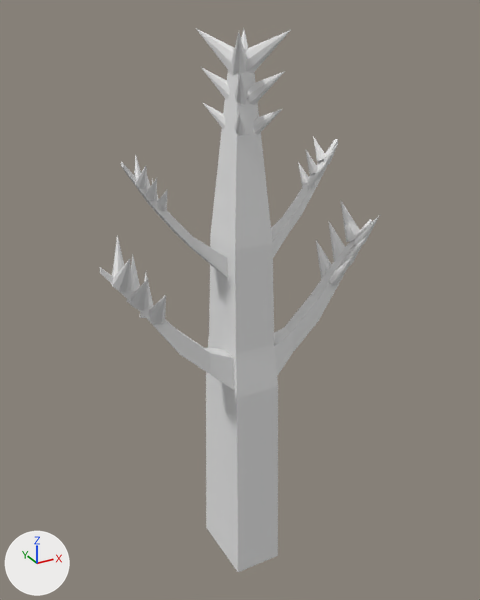
A saved change to the Blender file Assets/Resources/Models/spruce_sapling(1).blend.
Before and after are seen from a 50 mm lens placed at (-3.87, -7.0, 7.56), pointed at (0.04, 0.11, 4.0). The lights are fixed; the arrows at lower left show +X, +Y and +Z.
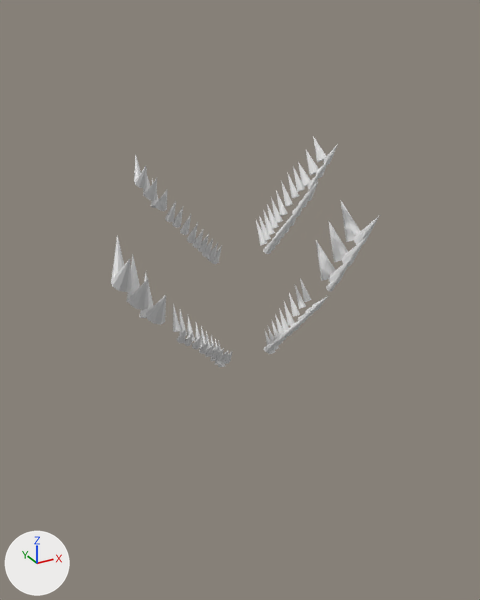
What differs and where, as boxes (x1, y1, x2, y2) in the pictures (480 x 600 px; the box of a moved part takes in the faces that stretch with it):
'Cube', hidden: before (100, 47, 372, 572)
'Cone.002', reshaped, moved, turned, rescaled, modifiers changed: before (196, 29, 291, 136); after (326, 276, 340, 291)
'Cone.011', added: after (165, 182, 318, 264)
'Cone.006', shown, added: after (173, 278, 311, 367)
'Cone.007', shown, added: after (177, 296, 328, 364)
'Cone.005', added: after (256, 166, 305, 246)
part 1 of me_cube, built on: before (204, 277, 293, 572)
part 2 of me_cone_012, deleted: before (201, 67, 285, 106)
part 3 of me_cone_012, deleted: before (202, 102, 282, 136)
part 4 of me_cone_012, moved or reshaped: before (196, 29, 291, 75); after (326, 276, 340, 291)

What changed in the scene script:
```text
Change me_cube:
    used by ob_cube; location = (0.0, 0.0, 0.95)
    remove me_cube.from_pydata(...)  # 150 vertices, 148 faces; spans x -1.9..1.9, y -0.53..0.53, z -1.0..6.2
    add me_cube.from_pydata(...)  # 178 vertices, 176 faces; spans x -1.9..1.9, y -0.36..0.36, z -1.0..6.2
    me_cube part 1: 18 vertices moved from x -0.34..0.34, y -0.53..0.53, z -1.0..2.55 to x -0.34..0.34, y -0.36..0.35, z -1.0..2.55; 4 vertices removed from x 0.0, y -0.53..0.53, z -1.0..1.94; 32 vertices added at x -0.17..0.17, y -0.36..0.36, z -1.0..6.2
Change me_cone_012:
    used by ob_cone_002; location = (-0.16, -0.24, 7.14); rotation_euler = (-0.015, -1.004, 1.078), in degrees (-0.9, -58, 62); scale = (0.383, 0.25, 0.379)
    remove me_cone_012.from_pydata(...)  # 27 vertices, 27 faces; spans x -2.14..0.43, y -0.47..0.44, z -2.33..1.0
    add me_cone_012.from_pydata(...)  # 9 vertices, 9 faces; spans x -1.0..1.0, y -1.0..1.0, z -1.0..1.0
    me_cone_012 part 2: the loose piece of 9 vertices spanning x -1.29..-0.43, y -0.47..0.38, z -1.7..0.3 is deleted
    me_cone_012 part 3: the loose piece of 9 vertices spanning x -2.14..-1.29, y -0.41..0.44, z -2.33..-0.33 is deleted
    me_cone_012 part 4: 8 vertices removed from x -0.43..0.43, y -0.43..0.43, z -1.0; 8 vertices added at x -1.0..1.0, y -1.0..1.0, z -1.0
Add me_cone_017:
    me_cone_017.from_pydata(...)  # 81 vertices, 81 faces; spans x -1.0..11.19, y -1.0..8.43, z -1.0..3.95
Add me_cone_013:
    me_cone_013.from_pydata(...)  # 162 vertices, 162 faces; spans x -25.3..11.2, y -1.2..8.4, z -1.1..3.9
Change ob_cube:
    add ob_cube.hide_render = True
Change ob_cone_003:
    remove _m = ob_cone_003.modifiers.new('Mirror', 'MIRROR')
    remove _m.mirror_object = ob_cube
Change ob_cone_002:
    remove _m = ob_cone_002.modifiers.new('Mirror', 'MIRROR')
    remove _m.use_axis = (True, True, False)
    remove _m.mirror_object = ob_cube
    ob_cone_002.location: (-0.16, -0.24, 7.14) -> (1.21, -0.39, 4.21)
    ob_cone_002.rotation_euler: (-0.015, -1.004, 1.078) -> (0.671, 0.0, 0.0)  # degrees (-0.9, -58, 62) -> degrees (38, 0, 0)
    ob_cone_002.scale: (0.383, 0.25, 0.379) -> (0.0561, 0.0518, 0.177)
Add ob_cone_007:
    ob_cone_007 = bpy.data.objects.new('Cone.007', me_cone_017)
    ob_cone_007.location = (0.33, -0.28, 3.45)
    ob_cone_007.rotation_euler = (0.73, 0.2, -0.0725)  # degrees (42, 11, -4.2)
    ob_cone_007.scale = (0.0561, 0.0518, 0.177)
    _m = ob_cone_007.modifiers.new('Mirror', 'MIRROR')
    _m.mirror_object = ob_cube
Add ob_cone_006:
    ob_cone_006 = bpy.data.objects.new('Cone.006', me_cone_017.copy())
    ob_cone_006.location = (0.37, -0.09, 3.4)
    ob_cone_006.rotation_euler = (-0.217, -0.443, -0.873)  # degrees (-12, -25, -50)
    ob_cone_006.scale = (0.0561, 0.0518, 0.177)
    _m = ob_cone_006.modifiers.new('Mirror', 'MIRROR')
    _m.mirror_object = ob_cube
Add ob_cone_005:
    ob_cone_005 = bpy.data.objects.new('Cone.005', me_cone_017.copy())
    ob_cone_005.location = (0.37, 0.17, 4.89)
    ob_cone_005.rotation_euler = (-0.217, -0.443, -0.873)  # degrees (-12, -25, -50)
    ob_cone_005.scale = (0.0561, 0.0518, 0.177)
Add ob_cone_011:
    ob_cone_011 = bpy.data.objects.new('Cone.011', me_cone_013)
    ob_cone_011.location = (0.39, -0.11, 4.81)
    ob_cone_011.rotation_euler = (0.671, 0.0227, 0.0)  # degrees (38, 1.3, 0)
    ob_cone_011.scale = (0.0561, 0.0518, 0.177)
```
